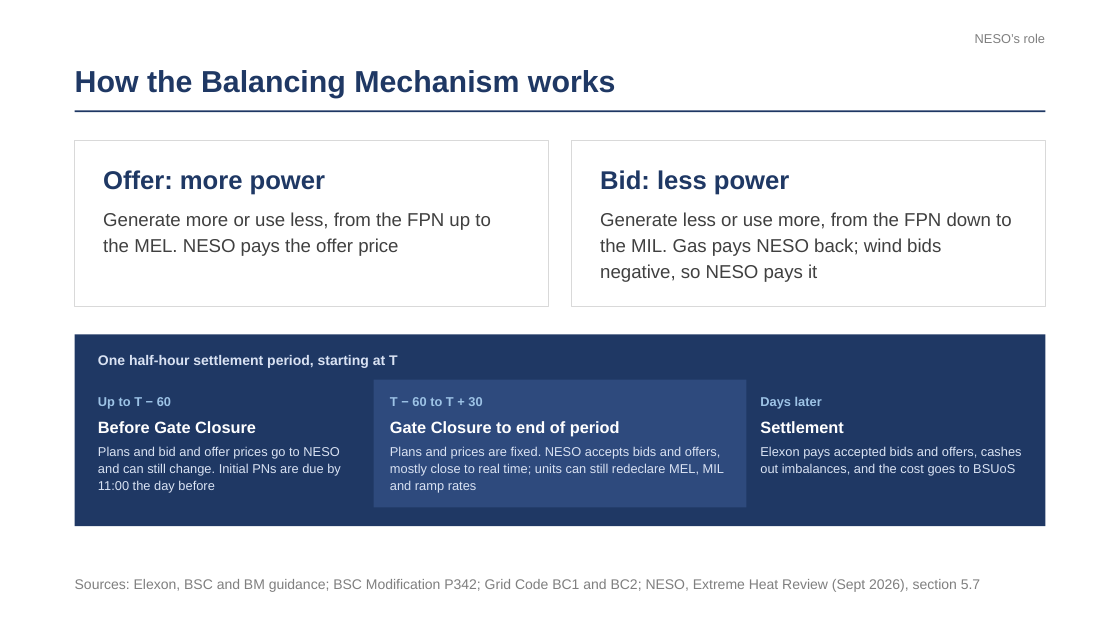
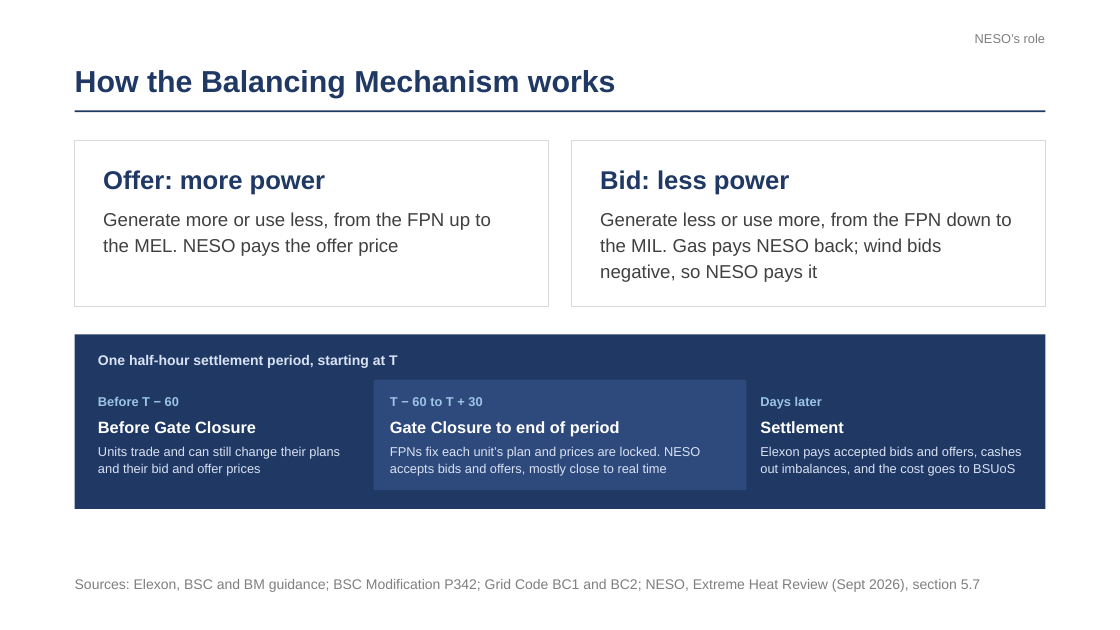
Before and after one commit to literallymatt/balancing, a slide deck: slide 6 of deck-alt/balancing-the-grid-corporate.pptx. Drawn at 1120x630 pixels with LibreOffice and Linux fonts; fonts in the diff are those of the drawing. Boxes give left, top, right and bottom in pixels: in the first picture for what was removed or moved away, otherwise in the second. Text is boxed around its words. In the diff, an @@ line names an element or a change of style, - is before the commit and + after.

```diff
--- a/deck-alt/balancing-the-grid-corporate.pptx
+++ b/deck-alt/balancing-the-grid-corporate.pptx
@@ rectangle: place and size @@
-rectangle at (75,334,1046,526)
+rectangle at (75,334,1046,509)
@@ rectangle: place and size @@
-rectangle at (374,380,747,507)
+rectangle at (374,380,747,490)
@@ text at (98,397,179,406): text changed @@
-Up to T − 60
+Before T − 60
@@ text at (98,446,340,476): text changed @@
-Plans and bid and offer prices go to NESO and can still change. Initial PNs are due by 11:00 the day before
+Units trade and can still change their plans and their bid and offer prices
@@ text at (390,446,700,476): text changed @@
-Plans and prices are fixed. NESO accepts bids and offers, mostly close to real time; units can still redeclare MEL, MIL and ramp rates
+FPNs fix each unit’s plan and prices are locked. NESO accepts bids and offers, mostly close to real time
```
Also in this commit, not shown: 4 other files.
